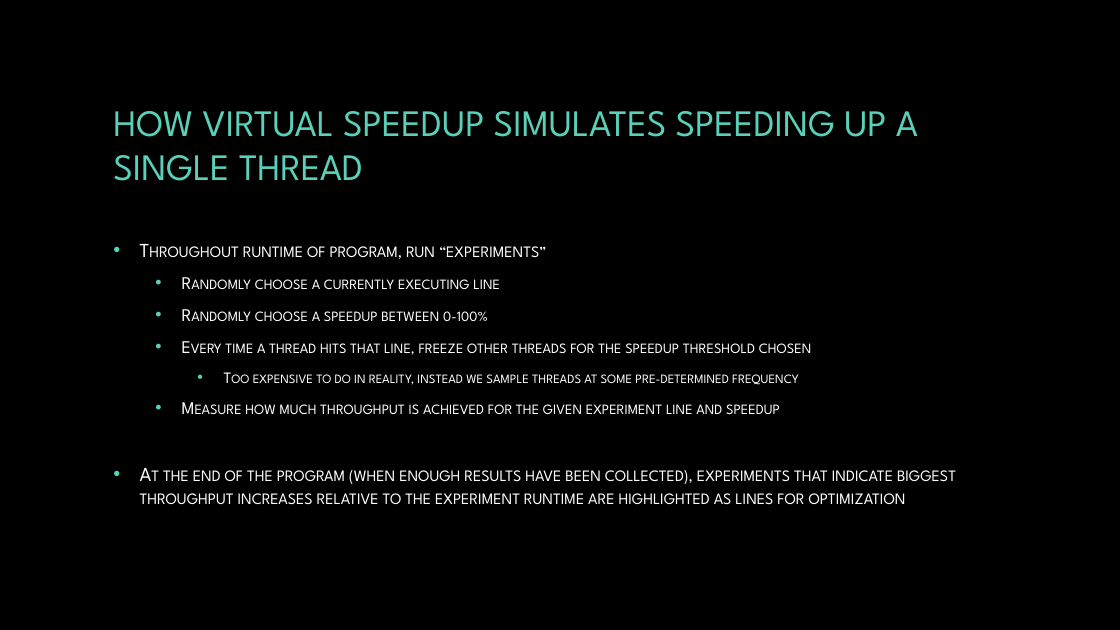
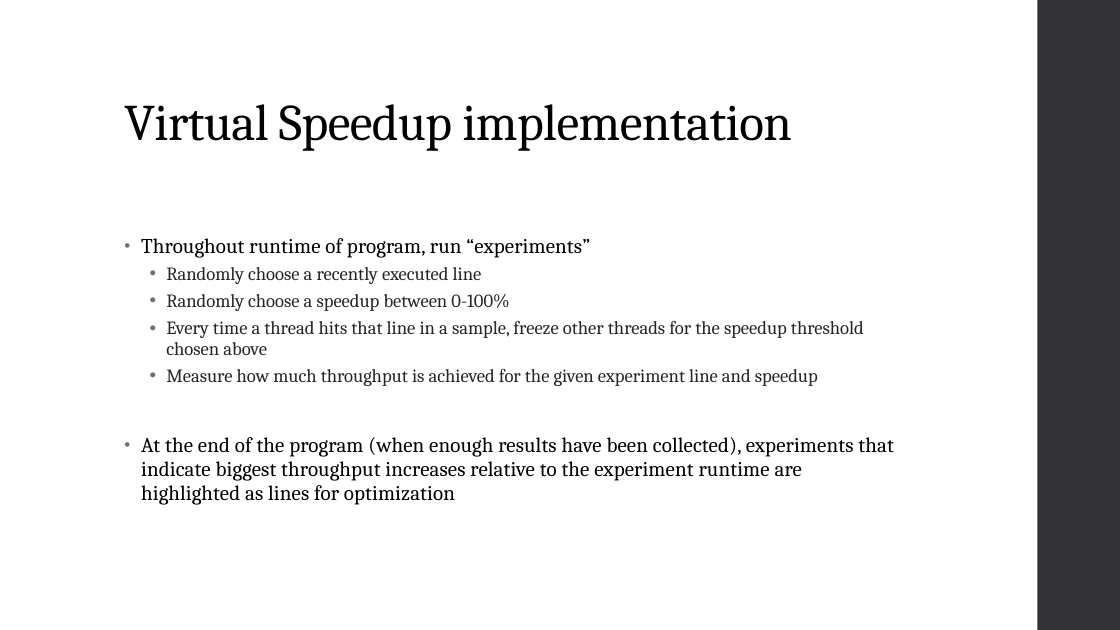
Before and after one commit to Byte-Lab/JCoz, a slide deck: slide 7 of project_presentation.pptx (slide 5 before the commit). Drawn at 1120x630 pixels with LibreOffice and Linux fonts; fonts in the diff are those of the drawing; background and template pictures are left out. Boxes give left, top, right and bottom in pixels: in the first picture for what was removed or moved away, otherwise in the second. Text is boxed around its words. In the diff, an @@ line names an element or a change of style, - is before the commit and + after.

```diff
--- a/project_presentation.pptx
+++ b/project_presentation.pptx
@@ background picture (left out) to #FFFFFF @@
@@ rectangle added at bbox=[1038, 0, 1120, 630], fill #353537 @@
@@ title "Virtual Speedup implementation" at bbox=[124, 104, 792, 151]: vertical alignment middle to bottom @@
@@ title at bbox=[124, 104, 792, 151]: text changed; size 32 to 44 pt; font League Spartan to Cambria; text colour #5AD0B8 to #000000 @@
-HOW VIRTUAL SPEEDUP SIMULATES SPEEDING UP A SINGLE THREAD
+Virtual Speedup implementation
@@ text "Throughout runtime of program, run ...": place and size @@
-text "Throughout runtime of program, run ..." at bbox=[140, 246, 956, 504]
+text "Throughout runtime of program, run ..." at bbox=[141, 238, 893, 505]
@@ text "Throughout runtime of program, run ..." at bbox=[141, 238, 893, 505]: vertical alignment middle to top @@
@@ text at bbox=[141, 238, 893, 505]: size 17 to 18 pt, text colour #FFFFFF to #000000, letter spacing 0 to 0.1 pt in "Throughout runtime of program, run “experiments”", "At the end of the program (when ..."; font League Spartan to Cambria, small capitals off in "Throughout runtime of program, run “experiments”", "Randomly choose a speedup between 0-100%", "Measure how much throughput is achieved for ...", "At the end of the program (when ..."; size 15.3 to 16 pt, text colour #FFFFFF to #262626 in "Randomly choose a speedup between 0-100%", "Measure how much throughput is achieved for ..."; indent changed; line spacing 1 to 0.95; more space between paragraphs; bullet colour #5AD0B8 to #6F6F74; line spacing 1 to 0.9; less space between paragraphs @@
@@ text at bbox=[166, 267, 482, 284]: text changed; size 15.3 to 16 pt; font League Spartan to Cambria; text colour #FFFFFF to #262626 @@
-  • Randomly choose a currently executing line
+  • Randomly choose a recently executed line
@@ text at bbox=[166, 321, 864, 355]: text changed; size 13.6 to 16 pt; font League Spartan to Cambria; text colour #FFFFFF to #262626 @@
-  • Every time a thread hits that line, freeze other threads for the speedup threshold chosen
-    • Too expensive to do in reality, instead we sample threads at some pre-determined frequency
+  • Every time a thread hits that line in a sample, freeze other threads for the speedup threshold chosen above
```
Also in this commit, not shown: 21 other slides changed, 6 slides added, 10 slides removed, 17 other files.
